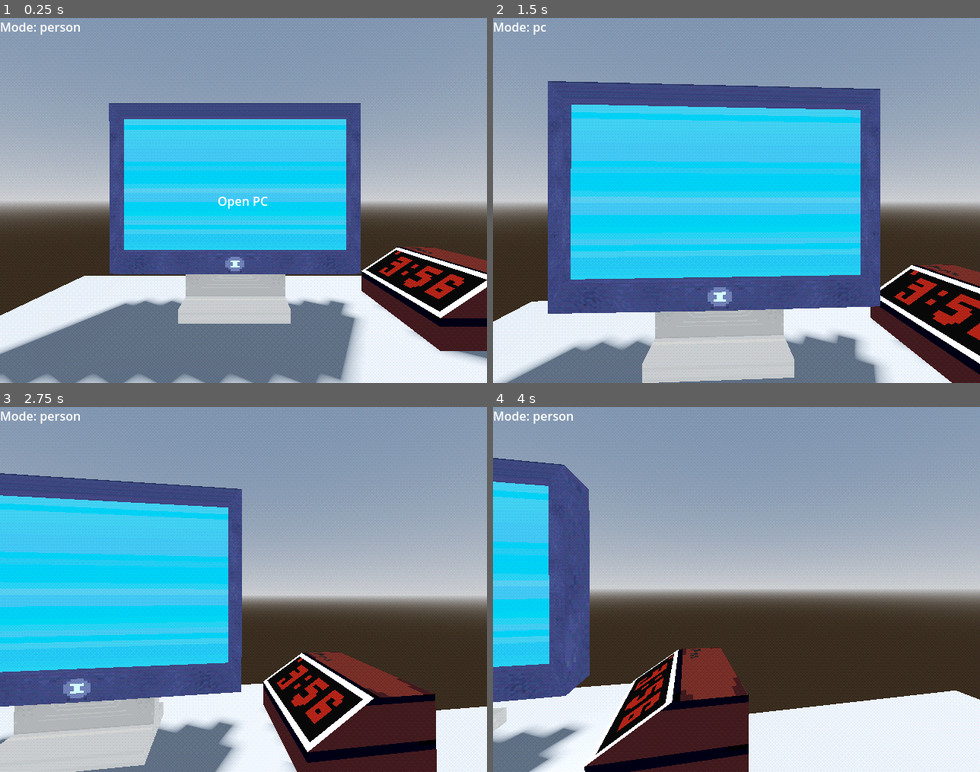
Above: before the commit, frames 1-4 (two rows, left to right).
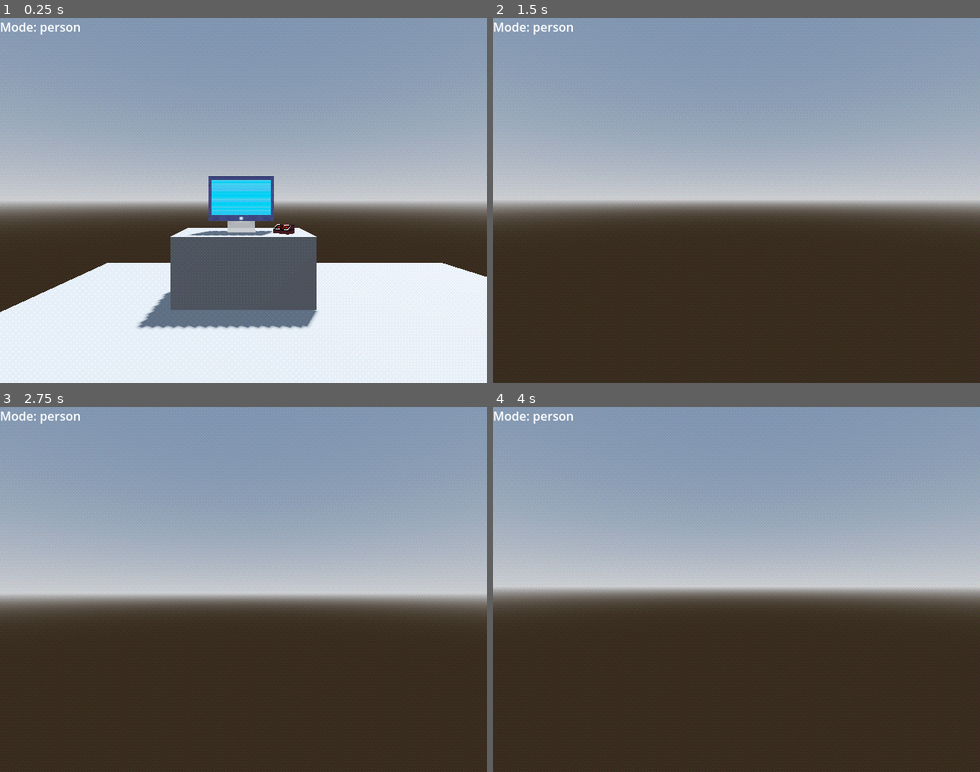
Above: after the commit, the same moments.

Repository: chrisguayara/horror_online
Game: Godot game, scene res://scenes/main.tscn
The game is run twice, just before and just after one commit, with the same random seed, the same clock (stepped at 60 frames per second) and the same inputs.
Inputs (mouse positions are in pixels of both pictures, inside the frame that each line leads up to):
- Up to frame 1 (0.25 s): no input
- Up to frame 2 (1.5 s): tap Enter at 0.5 s; move the mouse to (760, 200) at 0.52 s; hold W (up) from 0.53 s (still down); tap E (interact) at 0.6 s; tap Space (jump) at 0.77, 0.8, 1.07, 1.25, 1.35 s; move the mouse to (712, 200) at 1.27 s
- Up to frame 3 (2.75 s): keep holding W (up); tap Space (jump) at 1.52, 1.82, 2.3 s; tap E (interact) at 1.55, 2.1 s; move the mouse to (253, 582) at 2.02 s
- Up to frame 4 (4 s): keep holding W (up); move the mouse to (731, 596) at 2.77 s; tap E (interact) at 2.85 s; tap Space (jump) at 3.02, 3.32, 3.6, 3.77 s; move the mouse to (775, 593) at 3.52 s

The runs differ from the first frame. In frame 1, 46% of the frame differs, in the area x 0-100%, y 23-100%; in frame 2, 63%, in the area x 0-100%, y 1-100%; in frame 3, 49%; in frame 4, 32%.

Commit message:
SoundTests
addingpickup and alarm sounds

Diff:
--- a/scenes/main.tscn
+++ b/scenes/main.tscn
@@ -9,7 +9,8 @@
 [ext_resource type="PackedScene" uid="uid://dh3361yabq7es" path="res://assets/models/alarmclock.glb" id="6_tefeu"]
 [ext_resource type="Script" uid="uid://c41nf80eu7g68" path="res://scripts/managers/soundmanager.gd" id="8_tipki"]
 [ext_resource type="PackedScene" uid="uid://b2kpa0tgmfh0e" path="res://scenes/spark.tscn" id="9_85g3d"]
-[ext_resource type="AudioStream" uid="uid://xal1aqvw64fh" path="res://assets/models/sound/soundfx/playtestAlarm.wav" id="9_ya4ey"]
+[ext_resource type="AudioStream" uid="uid://c72ym56mc7plj" path="res://assets/models/sound/soundfx/pickup.mp3" id="9_eb6dy"]
+[ext_resource type="AudioStream" uid="uid://b3a350oki6al1" path="res://assets/models/sound/soundfx/playtest.mp3" id="9_ya4ey"]
 [ext_resource type="Script" uid="uid://b4dttgvb0c7my" path="res://scenes/spark2.gd" id="10_choun"]
 
 [sub_resource type="ProceduralSkyMaterial" id="ProceduralSkyMaterial_sugp2"]
@@ -45,8 +46,9 @@
 transform = Transform3D(-0.866023, -0.433016, 0.250001, 0, 0.499998, 0.866027, -0.500003, 0.749999, -0.43301, 0, 0, 0)
 shadow_enabled = true
 
-[node name="player" parent="." instance=ExtResource("1_o5qli")]
-transform = Transform3D(1, 0, 0, 0, 1, 0, 0, 0, 1, 0, 1, 0)
+[node name="player" parent="." node_paths=PackedStringArray("floor_marker") instance=ExtResource("1_o5qli")]
+transform = Transform3D(1, 0, 0, 0, 1, 0, 0, 0, 1, 0, 1, 3.74523)
+floor_marker = NodePath("../button/PC/FloorMarker")
 
 [node name="inventory" type="Node3D" parent="player"]
 script = ExtResource("3_tbgi4")
@@ -58,7 +60,7 @@
 size = Vector3(8.03649, 0.495117, 8.47656)
 
 [node name="button" parent="." instance=ExtResource("3_sugp2")]
-transform = Transform3D(1, 0, 0, 0, 1, 0, 0, 0, 1, 0, 0.521571, 0)
+transform = Transform3D(1, 0, 0, 0, 1, 0, 0, 0, 1, 0, 0.5, 0)
 
 [node name="PC" parent="button" index="2" node_paths=PackedStringArray("label")]
 label = NodePath("../../CanvasLayer/Label")
@@ -66,6 +68,9 @@
 
 [node name="Marker3D" type="Marker3D" parent="button/PC" index="2"]
 transform = Transform3D(1, 0, 0, 0, 1, 0, 0, 0, 1, -0.0644763, 1.16778, 0.218776)
+
+[node name="FloorMarker" type="Marker3D" parent="button/PC" index="3"]
+transform = Transform3D(1, 0, 0, 0, 1, 0, 0, 0, 1, 0, -0.375613, 1)
 
 [node name="CanvasLayer" type="CanvasLayer" parent="."]
 
@@ -85,6 +90,7 @@
 text = "MODE: "
 
 [node name="alarmclock" type="StaticBody3D" parent="."]
+transform = Transform3D(0.335569, 0, 0.370666, 0, 0.5, 0, -0.370666, 0, 0.335569, 0.337338, 0.504935, 0.465939)
 physics_material_override = SubResource("PhysicsMaterial_o6xl0")
 script = ExtResource("6_o6xl0")
 prompt_msg = "Set Alarm"
@@ -96,20 +102,24 @@
 transform = Transform3D(1, 0, 2.98023e-08, 0, 1, 0, -2.98023e-08, 0, 1, 0.805309, 1.14826, 0.00515157)
 shape = SubResource("BoxShape3D_tipki")
 
-[node name="Soundmanager" type="Node3D" parent="." node_paths=PackedStringArray("alarm_node")]
+[node name="Soundmanager" type="Node3D" parent="." node_paths=PackedStringArray("alarm_node", "inventory_node")]
 script = ExtResource("8_tipki")
 alarm_node = NodePath("alarm")
+inventory_node = NodePath("Pickup")
+
+[node name="Pickup" type="AudioStreamPlayer" parent="Soundmanager"]
+stream = ExtResource("9_eb6dy")
 
 [node name="alarm" type="AudioStreamPlayer" parent="Soundmanager"]
 stream = ExtResource("9_ya4ey")
-volume_db = -1.688
-
-[node name="AudioStreamPlayer3D" type="AudioStreamPlayer3D" parent="Soundmanager"]
+volume_db = 2.734
 
 [node name="StaticBody3D" parent="." instance=ExtResource("9_85g3d")]
-transform = Transform3D(1, 0, 0, 0, 1, 0, 0, 0, 1, 0, 0.431668, 2.04506)
+transform = Transform3D(1, 0, 0, 0, 1, 0, 0, 0, 1, 2.1469, 0.426669, 4.10636)
 script = ExtResource("10_choun")
+prompt_msg = "Pick Up"
 
+[connection signal="addSound" from="player/inventory" to="Soundmanager" method="_on_inventory_add_sound"]
 [connection signal="exit" from="button/PC" to="player/head" method="_on_pc_exit"]
 [connection signal="transition" from="button/PC" to="player/head" method="_on_pc_transition"]
 [connection signal="playsound" from="alarmclock" to="Soundmanager" method="_on_alarmclock_playsound"]
--- a/scripts/camera.gd
+++ b/scripts/camera.gd
@@ -30,14 +30,14 @@
 			rotation.x = pitch
 
 
-func _on_pc_transition(pos: Vector3, rota: Vector3):
-
-	isMovng = true
-	oldPos = camera.global_position
-	camera.global_position = camera.global_position.lerp(pos, 0.3)
-	camera.global_rotation = camera.global_rotation.lerp(rota, 0.3)
-	canLook = false
-
-func _on_pc_exit():
-	camera.global_position = camera.global_position.lerp(oldPos, 0.3)
-	canLook = true
+#func _on_pc_transition(pos: Vector3, rota: Vector3):
+	#
+	#isMovng = true
+	#oldPos = camera.global_position
+	#camera.global_position = camera.global_position.lerp(pos, 0.3)
+	#camera.global_rotation = camera.global_rotation.lerp(rota, 0.3)
+	#canLook = false
+#
+#func _on_pc_exit():
+	#camera.global_position = camera.global_position.lerp(oldPos, 0.3)
+	#canLook = true
--- a/scripts/managers/soundmanager.gd
+++ b/scripts/managers/soundmanager.gd
@@ -1,17 +1,26 @@
 extends Node3D
 
 @export var alarm_node: AudioStreamPlayer
+@export var inventory_node: AudioStreamPlayer
 var interactable_sounds = {}
 
 func _ready():
 	interactable_sounds = {
-		"alarmclock": alarm_node
+		"alarmclock": alarm_node,
+		"inventory" : inventory_node
 	}
 
 
 
-func _on_alarmclock_playsound(str):
+func _on_alarmclock_playsound(str: String):
 	if interactable_sounds.has(str):
 		interactable_sounds[str].play()
 	else:
 		print("not a song")
+
+
+func _on_inventory_add_sound(str: String):
+	if interactable_sounds.has(str):
+		interactable_sounds[str].play()
+	else:
+		print("not a song")
--- a/scripts/player.gd
+++ b/scripts/player.gd
@@ -1,63 +1,65 @@
 extends CharacterBody3D
 
 @export var speed := 4.2
-@export var jump_velocity := 1.5
+@export var jump_velocity := 10
 @export var gravity := 9.8
 var canMove = true
 @onready var interact_ray = $head/camera/InteractRay
 @onready var head = $head
 var mode = "idle"
 @onready var inventorymanager = $inventory
+@export var floor_marker : Marker3D
 
+var prevLocation : Vector3
 
 
 func _physics_process(delta: float) -> void:
-
-
 	if Input.is_action_just_pressed("interact"):
 		if interact_ray.is_colliding():
 			var body = interact_ray.get_collider()
-
 			var target = body
 			while target and not (target is Interactable):
 				target = target.get_parent()
-
 			if target and target is Interactable:
 				target.interact(self)
 
-
 	if not is_on_floor():
 		velocity.y -= gravity * delta
+	else:
+		velocity.y = 0
 
 	if canMove:
-
-		var input_dir := Vector2.ZERO
-		input_dir.x = Input.get_action_strength("right") - Input.get_action_strength("left")
-		input_dir.y = Input.get_action_strength("down") - Input.get_action_strength("up")
-		input_dir = input_dir.normalized()
+		var input_dir := Vector2(
+			Input.get_action_strength("right") - Input.get_action_strength("left"),
+			Input.get_action_strength("down") - Input.get_action_strength("up")
+		).normalized()
 
 		var direction := (transform.basis * Vector3(input_dir.x, 0, input_dir.y)).normalized()
 		velocity.x = direction.x * speed
 		velocity.z = direction.z * speed
 
-
 		if Input.is_action_just_pressed("jump") and is_on_floor():
 			velocity.y = jump_velocity
+	else:
+		velocity.x = 0
+		velocity.z = 0
 
-		move_and_slide()
+	move_and_slide()
 
 
 func add_to_inventory(item):
-
 	return inventorymanager.add_to_inventory(item)
 
 func pcEnter():
 	mode = "surfing"
 	canMove = false
 	head.canLook = false
-
+	prevLocation = global_position
+	var fmPos = floor_marker.global_position
+	global_position = global_position.lerp(fmPos, 0.5)
 
 func pcExit():
 	mode = "idle"
 	canMove = true
 	head.canLook = true
+	global_position = global_position.lerp(prevLocation, 0.5)
--- a/scripts/player/inventory.gd
+++ b/scripts/player/inventory.gd
@@ -3,10 +3,12 @@
 @onready var main_inventory: Array = []
 var inventory_space = 5
 var itemAmount = 0
+signal addSound
 
 func add_to_inventory(item: Dictionary):
 	if itemAmount < inventory_space:
 		main_inventory.append(item)
+		emit_signal("addSound", "inventory")
 		return true
 	return false
 
Not shown, added: assets/models/sound/soundfx/pickup.mp3.import
Not shown, added: assets/models/sound/soundfx/playtest.mp3.import
Not shown: 1 places in scenes/main.tscn that only renumber resources
Not shown, added: assets/models/sound/soundfx/pickup.mp3
Not shown, added: assets/models/sound/soundfx/playtest.mp3
